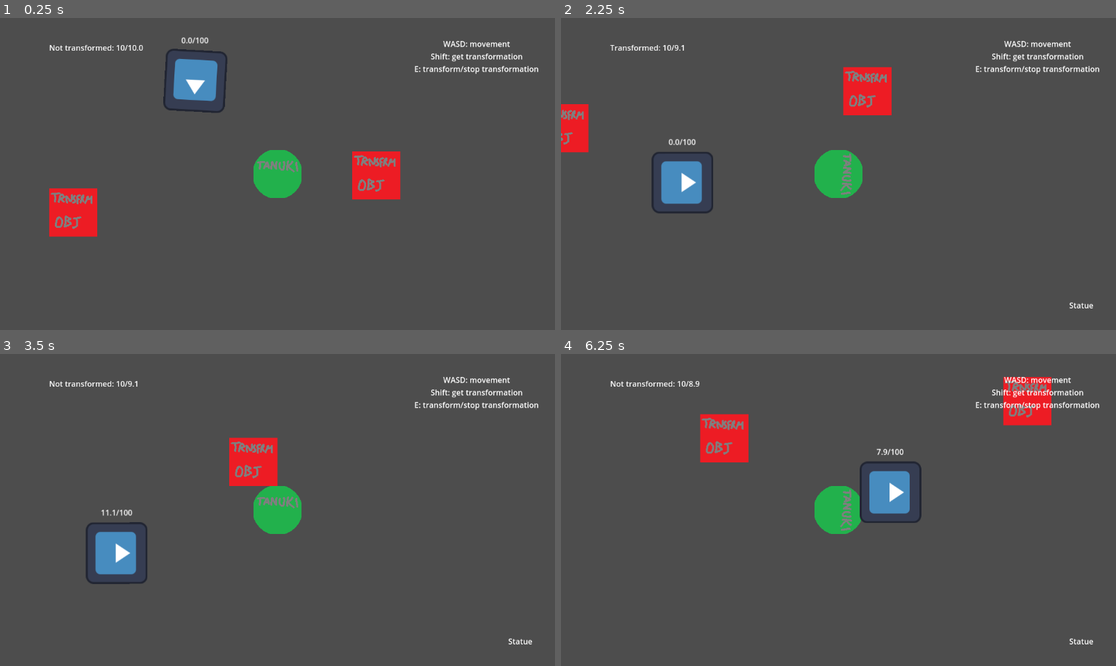
Above: before the commit, frames 1-4 (two rows, left to right).
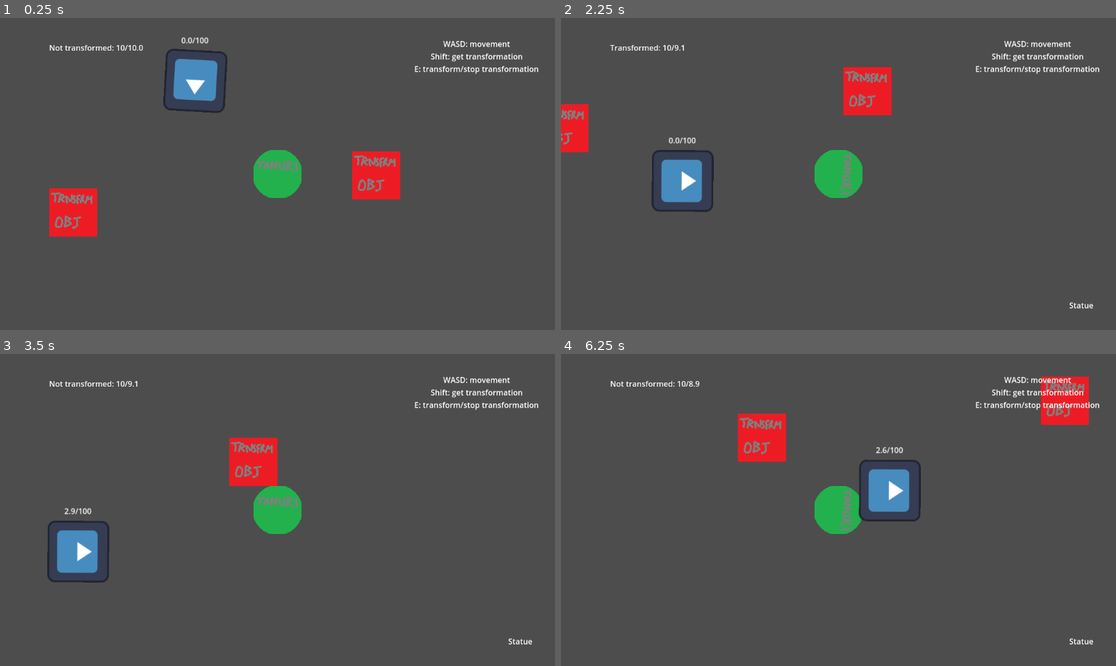
Above: after the commit, the same moments.

Repository: FinalExa/Tanuki
Game: Godot game, scene res://_Scenes/player_transform_test.tscn
Two runs of this game, one before a commit and one after it. Both use one fixed random seed, a clock stepped at 60 frames per second and the inputs below. The engine's default icon, where the game draws it, is replaced by a stand-in: a white triangle on a blue panel in a dark square.
Inputs:
- Up to frame 1 (0.25 s): no input
- Up to frame 2 (2.25 s): hold D (right) 0.53-1.28 s; tap Shift (interact) at 0.6, 2.1 s; hold S (down) 1.28-2.03 s; tap E (transformation) at 1.35 s; hold D (right) from 2.03 s (still down)
- Up to frame 3 (3.5 s): release D (right) at 2.78 s; hold W (up) from 2.78 s (still down); tap E (transformation) at 2.85 s
- Up to frame 4 (6.25 s): release W (up) at 3.53 s; hold A (left) 3.53-5.03 s; tap Shift (interact) at 3.6, 5.1 s; tap E (transformation) at 4.35, 5.85 s; hold S (down) 5.03-5.78 s; hold D (right) from 5.78 s (still down)

The runs differ from the first frame. In frame 2, 0.4% of the frame differs, in the area x 16-28%, y 38-63%; in frame 3, 2.4%; in frame 4, 4.8%, in the area x 25-96%, y 7-55%.

Commit message:
Research behavior halfway done

Diff:
--- a/Enemies/GuardResearch.gd
+++ b/Enemies/GuardResearch.gd
@@ -1,22 +1,110 @@
 class_name GuardResearch
 extends Node
 
+@export var researchSpotThreshold: float
+@export var researchFollowThreshold: float
+@export var buildUpDuration: float
+@export var onReturnToCheckAlertValue: float
 @export var researchActiveText: String
+var buildUpTimer: float
+var buildUpId: int
+var buildUpActive: bool
 var researchTarget: Node2D
+var researchLastPosition: Vector2
+var researchLastDirection: Vector2
+var isTrackingAMovable: bool
 
 @export var guardController: GuardController
 @export var guardAlertValue: GuardAlertValue
+@export var guardPatrol: GuardPatrol
 @export var guardMovement: GuardMovement
 @export var guardRotator: GuardRotator
+@export var guardCheck: GuardCheck
 
-func  _process(delta):
-	research_active()
+func  _physics_process(delta):
+	research_active(delta)
+	pass
 
-func initialize_guard_research(target: Node2D):
+func initialize_guard_research(target: Node2D, isMovable: bool):
 	researchTarget = target
 	guardController.isInResearch = true
 	guardAlertValue.updateText(researchActiveText)
+	isTrackingAMovable = isMovable
+	if (isTrackingAMovable == true):
+		research_movable()
 
-func research_active():
+func research_movable():
+	save_target_info()
+	set_research_target(researchLastPosition)
+
+func save_target_info():
+	researchLastPosition = researchTarget.position
+	researchLastDirection = researchTarget.velocity.normalized()
+
+func set_research_target(researchTarget: Vector2):
+	guardMovement.set_location_target(researchTarget)
+	guardMovement.reset_movement_speed()
+	guardRotator.setLookingAtPosition(researchTarget)
+
+func research_active(delta):
 	if (guardController.isInResearch):
-		print("In research")
+		var space_state = guardController.get_world_2d().direct_space_state
+		var query = PhysicsRayQueryParameters2D.create(guardController.position, researchTarget.global_position)
+		var result = space_state.intersect_ray(query)
+		if (result && result != { }):
+			spotting_operations(result.collider, delta)
+
+func spotting_operations(trackedObject: Node2D, delta):
+	if (trackedObject != researchTarget):
+		buildup(2, delta)
+	else:
+		var distance = guardController.position.distance_to(trackedObject.position)
+		if (distance >= 0 && distance < researchSpotThreshold):
+			buildup(0, delta)
+		else:
+			if (distance >= researchSpotThreshold && distance < researchFollowThreshold):
+				buildup(1, delta)
+			else:
+				buildup(2, delta)
+
+func buildup(id: int, delta):
+	if (buildUpActive == false || (buildUpActive == true && id != buildUpId)):
+		set_buildup(id)
+	if (buildUpActive == true):
+		buildup_timer(delta)
+
+func set_buildup(id: int):
+	if(buildUpActive == true && id >= buildUpId && id != 0):
+		buildUpTimer = buildUpDuration
+	buildUpId = id
+	buildUpActive = true
+
+func buildup_timer(delta):
+	if (buildUpTimer > 0):
+		buildUpTimer-=delta
+	else:
+		buildUpActive = false
+		buildup_results()
+
+func buildup_results():
+	if (buildUpId == 2):
+		research_to_check()
+	else:
+		if (buildUpId == 1):
+			save_target_info()
+			set_research_target(researchLastPosition)
+		else:
+			print("ALERT")
+
+func research_to_check():
+	guardPatrol.reset_patrol()
+	guardCheck.currentAlertValue = onReturnToCheckAlertValue
+	stop_research()
+	guardCheck.resume_check()
+
+func stop_research():
+	guardController.isInResearch = false
+
+func _on_guard_movement_reached_destination():
+	if (guardController.isInResearch == true):
+		guardRotator.setLookingAtPosition(researchLastPosition + (researchLastDirection * 100))
--- a/Enemies/Scripts/GuardCheck.gd
+++ b/Enemies/Scripts/GuardCheck.gd
@@ -51,7 +51,7 @@
 			end_check()
 
 func check_with_raycast(delta):
-	if (checkWithRayCast == true):
+	if (checkActive == true && checkWithRayCast == true):
 		var space_state = get_world_2d().direct_space_state
 		for i in rayTargets.size():
 			var direction: Vector2 = rayTargets[i].position - controllerRef.position
@@ -87,7 +87,7 @@
 
 func _on_body_exited(body):
 	if (checkActive == true && (body == controllerRef.characterRef || body == controllerRef.characterRef.tailRef)):
-		determine_if_end_check()
+		determine_if_end_check(body)
 
 func suspicion_active(target: Node2D, delta, multiplier):
 	if (reductionOverTimeActive == true):
@@ -111,14 +111,14 @@
 	else:
 		activate_check(target)
 
-func determine_if_end_check():
+func determine_if_end_check(body):
 	if (guardController.isChecking == false):
 		checkWithRayCast = false
 		preCheckActive = false
 	else:
 		if (currentAlertValue >= researchValueThreshold):
 			stop_guardCheck()
-			guardResearch.initialize_guard_research(checkTarget)
+			guardResearch.initialize_guard_research(checkTarget, body is CharacterBody2D)
 		else:
 			if (reductionOverTimeActive == false):
 				activate_reduction_over_time()
@@ -152,3 +152,8 @@
 	reductionOverTimeActive = false
 	guardController.isChecking = false
 	preCheckActive = false
+
+func resume_check():
+	checkActive = true
+	guardController.isChecking = true
+	activate_reduction_over_time()
--- a/Enemies/Scripts/GuardMovement.gd
+++ b/Enemies/Scripts/GuardMovement.gd
@@ -9,9 +9,13 @@
 @export var default_movement_speed = 0
 var current_movement_speed
 var target: Node2D
+var locationTarget: Vector2
+var locationTargetEnabled: bool
 @export var pathDesiredDistance = 0
 @export var targetDesiredDistance = 0
+@export var destinationDistanceThreshold = 0
 var readyToMove: bool
+var locationReached: bool
 
 
 func _ready():
@@ -23,28 +27,41 @@
 	navigation_agent.target_desired_distance = targetDesiredDistance
 	call_deferred("actor_setup")
 
-func set_new_target(newTarget):
-	target = newTarget
 
 func actor_setup():
 	await get_tree().physics_frame
 	readyToMove = true
 
-func set_movement_target(movement_target: Vector2):
-	navigation_agent.target_position = movement_target
+func set_new_target(newTarget):
+	target = newTarget
+	locationTarget = Vector2.ZERO
+	locationTargetEnabled = false
+
+func set_location_target(locTarget: Vector2):
+	locationTarget = locTarget
+	target = null
+	locationTargetEnabled = true
+
+func set_movement_target(movementTarget: Vector2):
+	navigation_agent.target_position = movementTarget
 
 func _physics_process(_delta):
-	if(target!= null && readyToMove == true):
+	if((target != null || locationTargetEnabled == true) && readyToMove == true):
 		navigation()
 		bodyRef.move_and_slide()
 
 func navigation():
-	if(target!=null):
-		set_movement_target(target.position)
-		navigation_agent.target_position = target.position
-		if navigation_agent.is_navigation_finished():
-			emit_signal("reached_destination")
-			return
+	if(target != null):
+		navigate(target.position)
+	else:
+		if (locationTargetEnabled == true):
+			navigate(locationTarget)
+		else:
+			bodyRef.velocity = Vector2.ZERO
+
+func navigate(finalLocation: Vector2):
+	if (bodyRef.position.distance_to(finalLocation) > destinationDistanceThreshold):
+		set_movement_target(finalLocation)
 
 		var current_agent_position: Vector2 = bodyRef.global_position
 		var next_path_position: Vector2 = navigation_agent.get_next_path_position()
@@ -54,6 +71,7 @@
 		new_velocity = new_velocity * current_movement_speed
 		bodyRef.velocity = new_velocity
 	else:
+		emit_signal("reached_destination")
 		bodyRef.velocity = Vector2.ZERO
 
 func set_movement_speed(newMovementSpeed: float):
--- a/Enemies/Scripts/GuardPatrol.gd
+++ b/Enemies/Scripts/GuardPatrol.gd
@@ -41,7 +41,7 @@
 
 func move_patrol_action(target):
 	guardMovement.set_new_target(target)
-	guardRotator.setLookingAtSomething(target)
+	guardRotator.setLookingAtNode(target)
 	patrolMovementIndex = set_new_index(patrolMovementIndex, guardController.moveActions.size())
 
 func wait_patrol_action(timer):
--- a/Enemies/Scripts/GuardRotator.gd
+++ b/Enemies/Scripts/GuardRotator.gd
@@ -7,8 +7,10 @@
 @export var rightRad = 0
 @export var lookAtOffset = 0
 
-var isLookingAtSomething: bool
+var isLookingAtNode: bool
+var isLookingAtPosition: bool
 var target: Node2D
+var vectorTarget: Vector2
 
 @export var mainNodeRef: Node2D
 
@@ -27,14 +29,25 @@
 			else:
 				self.rotation_degrees = rightRad
 
-func setLookingAtSomething(receivedTarget):
+func setLookingAtNode(receivedTarget: Node2D):
 	target = receivedTarget
-	isLookingAtSomething = true
+	isLookingAtNode = true
+	isLookingAtPosition = false
+
+func setLookingAtPosition(receivedPosition: Vector2):
+	vectorTarget = receivedPosition
+	isLookingAtPosition = true
+	isLookingAtNode = false
 
 func stopLooking():
-	isLookingAtSomething = false
+	isLookingAtNode = false
+	isLookingAtPosition = false
 
 func lookAtTarget():
-	if(isLookingAtSomething == true):
+	if (isLookingAtNode == true):
 		self.look_at(target.position)
 		self.rotation_degrees += lookAtOffset
+	else:
+		if (isLookingAtPosition == true):
+			self.look_at(vectorTarget)
+			self.rotation_degrees += lookAtOffset
--- a/Enemies/guard.tscn
+++ b/Enemies/guard.tscn
@@ -29,6 +29,7 @@
 default_movement_speed = 200
 pathDesiredDistance = 4
 targetDesiredDistance = 4
+destinationDistanceThreshold = 5
 
 [node name="GuardPatrol" type="Node" parent="." node_paths=PackedStringArray("guardController", "guardMovement", "guardRotator")]
 script = ExtResource("4_amsnv")
@@ -36,13 +37,19 @@
 guardMovement = NodePath("../GuardMovement")
 guardRotator = NodePath("../Rotator")
 
-[node name="GuardResearch" type="Node" parent="." node_paths=PackedStringArray("guardController", "guardAlertValue", "guardMovement", "guardRotator")]
+[node name="GuardResearch" type="Node" parent="." node_paths=PackedStringArray("guardController", "guardAlertValue", "guardPatrol", "guardMovement", "guardRotator", "guardCheck")]
 script = ExtResource("4_0ufy6")
+researchSpotThreshold = 200.0
+researchFollowThreshold = 700.0
+buildUpDuration = 2.0
+onReturnToCheckAlertValue = 35.0
 researchActiveText = "RESEARCHING"
 guardController = NodePath("..")
 guardAlertValue = NodePath("../AlertValue")
+guardPatrol = NodePath("../GuardPatrol")
 guardMovement = NodePath("../GuardMovement")
 guardRotator = NodePath("../Rotator")
+guardCheck = NodePath("../Rotator/GuardCheck")
 
 [node name="GuardAlert" type="Node" parent="."]
 script = ExtResource("5_utvhj")
@@ -75,12 +82,12 @@
 script = ExtResource("6_8v6qf")
 controllerRef = NodePath("../..")
 maxAlertValue = 100.0
-researchValueThreshold = 65.0
+researchValueThreshold = 40.0
 playerIsSeenMultiplier = 1.0
 playerIsNotSeenMultiplier = 0.5
 reductionOverTimeValue = 7.0
 distanceMultiplier = 0.2
-preCheckDuration = 0.5
+preCheckDuration = 0.1
 rayTargets = [NodePath("RayTargets/Target1"), NodePath("RayTargets/Target2"), NodePath("RayTargets/Target3"), NodePath("RayTargets/Target4"), NodePath("RayTargets/Target5")]
 guardController = NodePath("../..")
 guardAlertValue = NodePath("../../AlertValue")
@@ -116,5 +123,6 @@
 rotation = -3.14159
 
 [connection signal="reached_destination" from="GuardMovement" to="GuardPatrol" method="_on_guard_movement_reached_destination"]
+[connection signal="reached_destination" from="GuardMovement" to="GuardResearch" method="_on_guard_movement_reached_destination"]
 [connection signal="body_entered" from="Rotator/GuardCheck" to="Rotator/GuardCheck" method="_on_body_entered"]
 [connection signal="body_exited" from="Rotator/GuardCheck" to="Rotator/GuardCheck" method="_on_body_exited"]
--- a/_Scenes/player_transform_test.tscn
+++ b/_Scenes/player_transform_test.tscn
@@ -6,9 +6,9 @@
 [ext_resource type="PackedScene" uid="uid://b5orbkqm40yjl" path="res://Level/Detection/local_allowed_items.tscn" id="4_u1lvf"]
 
 [sub_resource type="NavigationPolygon" id="NavigationPolygon_71oav"]
-vertices = PackedVector2Array(576, 320, -576, 320, -576, -320, 576, -320)
+vertices = PackedVector2Array(1432, 1968, -1824, 1616, -1328, -1400, 1064, -1368)
 polygons = Array[PackedInt32Array]([PackedInt32Array(0, 1, 2, 3)])
-outlines = Array[PackedVector2Array]([PackedVector2Array(576, -320, -576, -320, -576, 320, 576, 320)])
+outlines = Array[PackedVector2Array]([PackedVector2Array(1064, -1368, -1328, -1400, -1824, 1616, 1432, 1968)])
 
 [node name="PlayerTransformTest" type="Node2D"]
 
